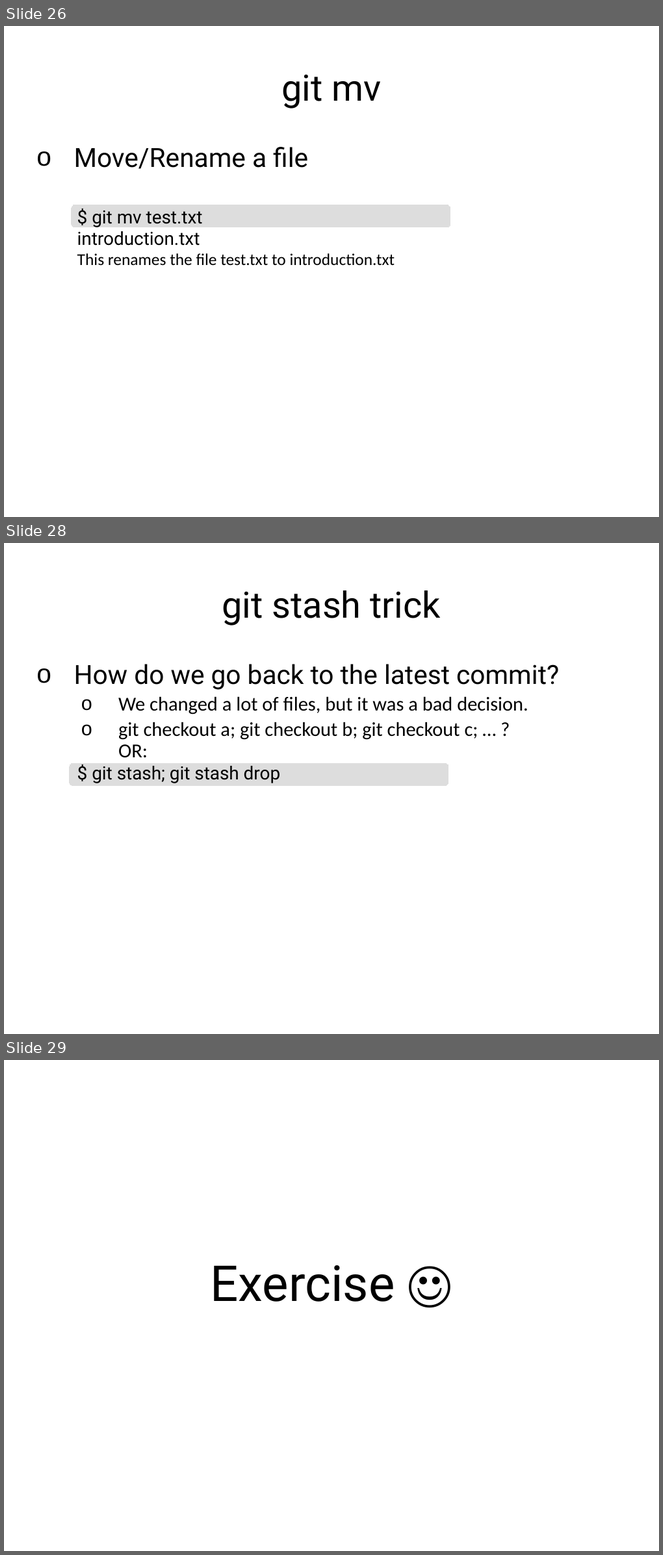
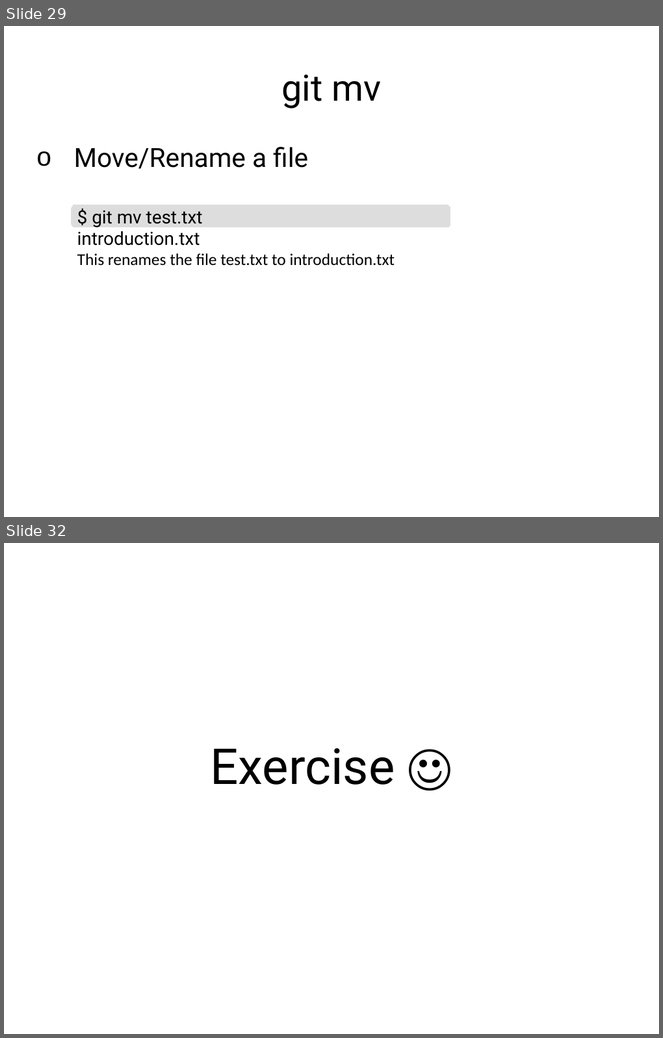
Before and after one commit to rachelplayer/isg-playground, a slide deck: git_workshop.pptx. Shown one above the other, each under a label of ours: slides 26, 28 and 29 before the commit, slides 29 and 32 after it; the slides between them are not shown. The pictures are 663x1555 and 663x1038 pixels, drawn with LibreOffice and Linux fonts; fonts in the diff are those of the drawing. Boxes give left, top, right and bottom in pixels: in the first picture for what was removed or moved away, otherwise in the second. Text is boxed around its words. In the diff, an @@ line names an element or a change of style, - is before the commit and + after.

```diff
--- a/git_workshop.pptx
+++ b/git_workshop.pptx
@@ slide 28 removed at (4,543,659,1034), background #FFFFFF @@
@@ title removed at (222,590,441,626) @@
-git stash trick
@@ text removed at (74,664,559,758) @@
-o How do we go back to the latest commit?
-  o We changed a lot of files, but it was a bad decision.
-  o git checkout a; git checkout b; git checkout c; … ?
-    OR:
@@ freeform shape removed at (70,763,449,786) @@
@@ text removed at (92,766,281,783) @@
-$ git stash; git stash drop
@@ what was slide 26 is now slide 29 @@
@@ what was slide 29 is now slide 32 @@
```
Also in this commit, not shown: 13 slides changed, 5 slides added, 4 other slides removed, 1 other file.
